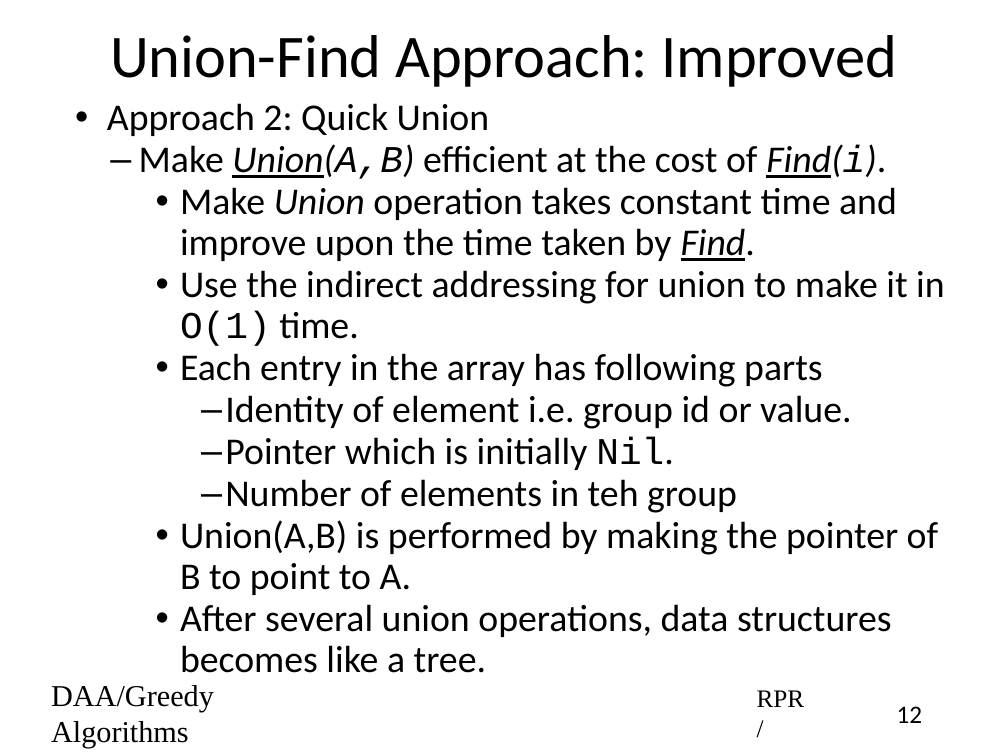
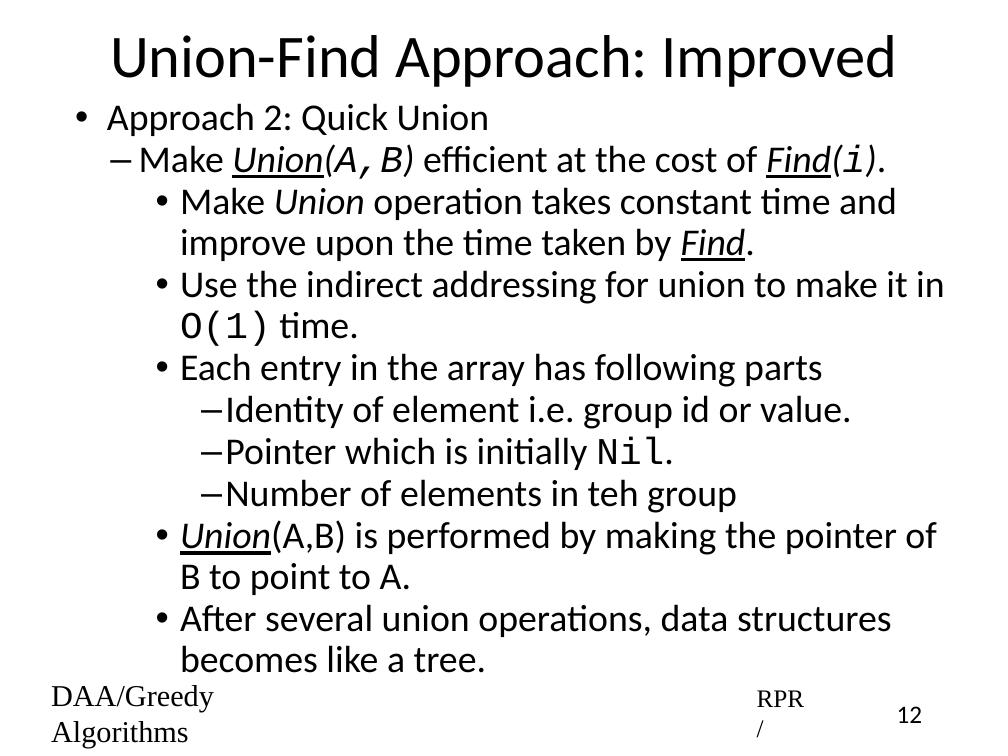
Before and after one commit to rprustagi/2019-17CS43-DAA, a slide deck: slide 12 of Slides-RPR/2019-H1-DAA-L25-Greedy-Algo-MCST-Kruskal.pptx. Drawn at 1008x756 pixels with LibreOffice and Linux fonts; fonts in the diff are those of the drawing. Boxes give left, top, right and bottom in pixels: in the first picture for what was removed or moved away, otherwise in the second. Text is boxed around its words. In the diff, an @@ line names an element or a change of style, - is before the commit and + after.

```diff
--- a/Slides-RPR/2019-H1-DAA-L25-Greedy-Algo-MCST-Kruskal.pptx
+++ b/Slides-RPR/2019-H1-DAA-L25-Greedy-Algo-MCST-Kruskal.pptx
@@ text at (x1=180, y1=520, x2=936, y2=595): italic on, underline on in "Union(A,B)" @@
```
Also in this commit, not shown: 3 other slides changed, 2 other files.
